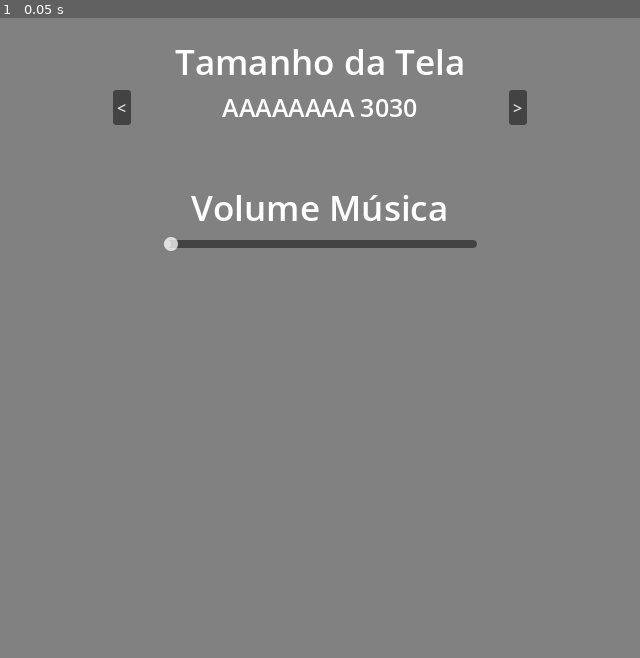
Above: before the commit, frame 1.
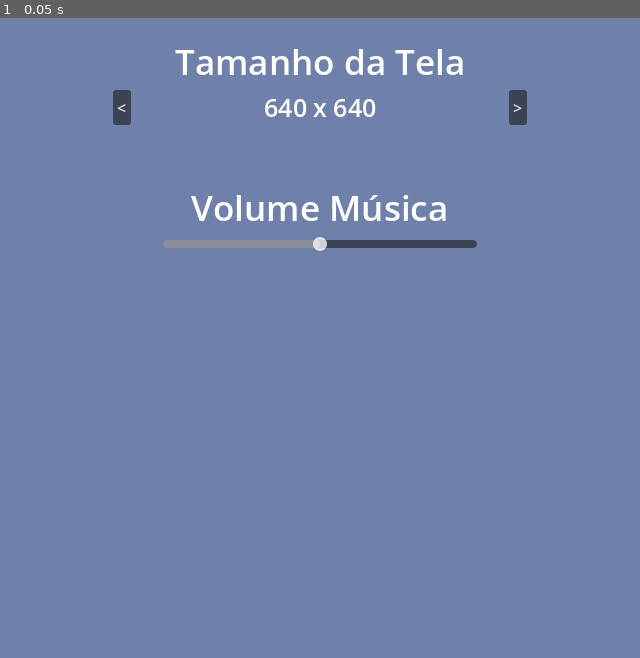
Above: after the commit, the same moment.

Repository: pauloBFalmeida/gamejam17
Game: Godot game, scene res://Menus/config/menu_config.tscn
The game is run twice, just before and just after one commit, with the same random seed, the same clock (stepped at 60 frames per second) and the same inputs. This scene is started directly instead of the project's main scene.
Inputs:
- Up to frame 1 (0.05 s): no input

The runs differ from the first frame. In frame 1, 98% of the frame differs, in the area x 0-100%, y 0-100%.

Commit message:
config menu e save funcional

Diff:
--- a/game/Menus/config/menu_config.gd
+++ b/game/Menus/config/menu_config.gd
@@ -5,11 +5,11 @@
 @onready var button_screen_size_r: Button = %ButtonScreenSizeR
 @onready var h_slider_musica: HSlider = %HSliderMusica
 
-# Called when the node enters the scene tree for the first time.
 func _ready() -> void:
-	pass # Replace with function body.
+	_update_values()
 
-
-# Called every frame. 'delta' is the elapsed time since the previous frame.
-func _process(delta: float) -> void:
-	pass
+func _update_values() -> void:
+	var screen_size : Vector2i = GerenciadorSave.get_config(GerenciadorSave.ConfigType.SIZE_TELA)
+	label_screen_size.text = "%d x %d" % [screen_size.x, screen_size.y]
+	var vol_musica : float = GerenciadorSave.get_config(GerenciadorSave.ConfigType.VOL_MUSICA)
+	h_slider_musica.set_value_no_signal(vol_musica)
--- a/game/Menus/config/menu_config.tscn
+++ b/game/Menus/config/menu_config.tscn
@@ -18,7 +18,7 @@
 anchor_bottom = 1.0
 grow_horizontal = 2
 grow_vertical = 2
-color = Color(0.50534403, 0.5053441, 0.50534403, 1)
+color = Color(0.43592626, 0.5027032, 0.66858286, 1)
 
 [node name="VBoxContainer" type="VBoxContainer" parent="." unique_id=2143727086]
 layout_mode = 1
@@ -60,7 +60,7 @@
 unique_name_in_owner = true
 layout_mode = 2
 theme_override_font_sizes/font_size = 25
-text = "AAAAAAAA 3030"
+text = "500 x 500"
 
 [node name="Control2" type="Control" parent="VBoxContainer/MarginContainer/HBoxContainer" unique_id=1100342016]
 layout_mode = 2
@@ -89,3 +89,5 @@
 [node name="HSliderMusica" type="HSlider" parent="VBoxContainer/MarginContainer2" unique_id=1340314066]
 unique_name_in_owner = true
 layout_mode = 2
+max_value = 1.0
+step = 0.01
--- /dev/null
+++ b/game/Scripts/gerenciador_save.gd
@@ -0,0 +1,56 @@
+extends Node
+
+const FILENAME_CONFIG := "user://config.cfg"
+const SECTION_CONFIG := "Config"
+
+enum ConfigType {
+	SIZE_TELA,
+	VOL_MUSICA,
+}
+
+const configName := {
+	ConfigType.SIZE_TELA: "tamanho_tela",
+	ConfigType.VOL_MUSICA: "volume_musica",
+}
+
+const configDefault := {
+	ConfigType.SIZE_TELA: Vector2i(640,640),
+	ConfigType.VOL_MUSICA: 0.5,
+}
+
+var configuracoes = {}
+
+func _enter_tree() -> void:
+	carregar()
+
+func get_config(config_type: ConfigType) -> Variant:
+	var config_nome : String = configName[config_type]
+	return configuracoes[config_nome]
+
+func salvar() -> void:
+	var config_file = ConfigFile.new()
+	for config_name in configName.values():
+		var valor = configuracoes[config_name]
+		config_file.set_value(SECTION_CONFIG, config_name, valor)
+
+	config_file.save(FILENAME_CONFIG)
+
+func carregar() -> void:
+	var config_file = ConfigFile.new()
+
+	# carrega o arquivo de files
+	var err = config_file.load(FILENAME_CONFIG)
+	# se tiver erro pare
+	if err == ERR_FILE_NOT_FOUND:
+		set_default_values()
+		return
+	elif err != OK: return
+	# pega todos os valores
+	for config_name in configName.values():
+		var valor = config_file.get_value(SECTION_CONFIG, config_name)
+		configuracoes[config_name] = valor
+
+func set_default_values() -> void:
+	for config_type in ConfigType.values():
+		var config_nome : String = configName[config_type]
+		configuracoes[config_nome] = configDefault[config_type]
--- a/game/project.godot
+++ b/game/project.godot
@@ -17,7 +17,7 @@
 
 [autoload]
 
-GerenciadorSave="*uid://cuqsoh215vpby"
+GerenciadorSave="*uid://b8mla6nvcf8dm"
 
 [display]
 
Empty file removed: game/Scripts/GerenciadorSave.gd
Not shown, removed: game/Scripts/GerenciadorSave.gd.uid
Not shown, added: game/Scripts/gerenciador_save.gd.uid
